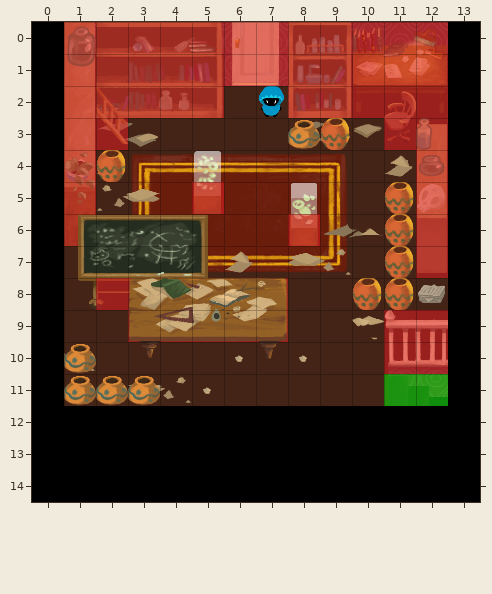
Tiled map: build01/assets/tileset/level2-1.tmx. Above: the version before the commit.
Cells are 32x32 px. Shown: x 0..13, y 0..14.
Now the later version:
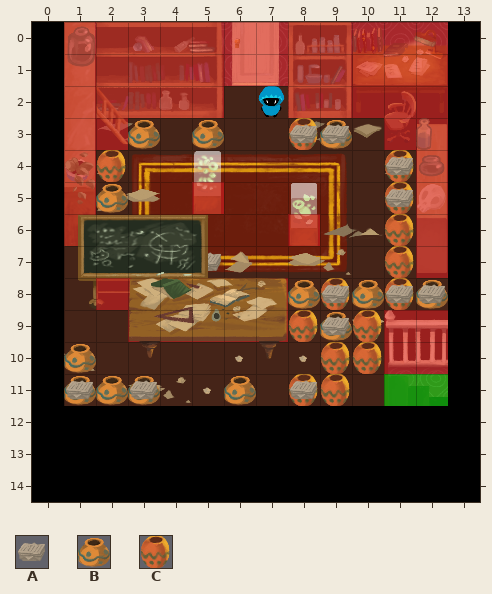
Key: from "tiles-lvl2-1-32x32": A 132 "item", B 143, C 144.
Objects are placed by their top-left corner, in cells (3,4 is the top-left corner of cell 3,4); size is 1x1 cell unless given.
Message: items/gems added to levels
Diff:
--- layer "objectsLayer"
-C at 9,3
+C at 8,3
-B at 8,3
+B at 9,3
+A "item" at 8,3
+A "item" at 9,3
+B at 3,3
+B at 5,3
+C at 11,4
+A "item" at 11,4
+A "item" at 11,5
+B at 2,5
+A "item" at 5,7
+C at 9,8
+B at 10,8
+B at 8,8
+A "item" at 9,8
+A "item" at 11,8
+B at 12,8
+C at 10,9
+C at 8,9
+B at 9,9
+A "item" at 9,9
+C at 9,10
+C at 10,10
+C at 9,11
+C at 8,11
+A "item" at 8,11
+A "item" at 1,11
+A "item" at 3,11
+B at 6,11
-A "item" at 12,8
-C at 10,8
